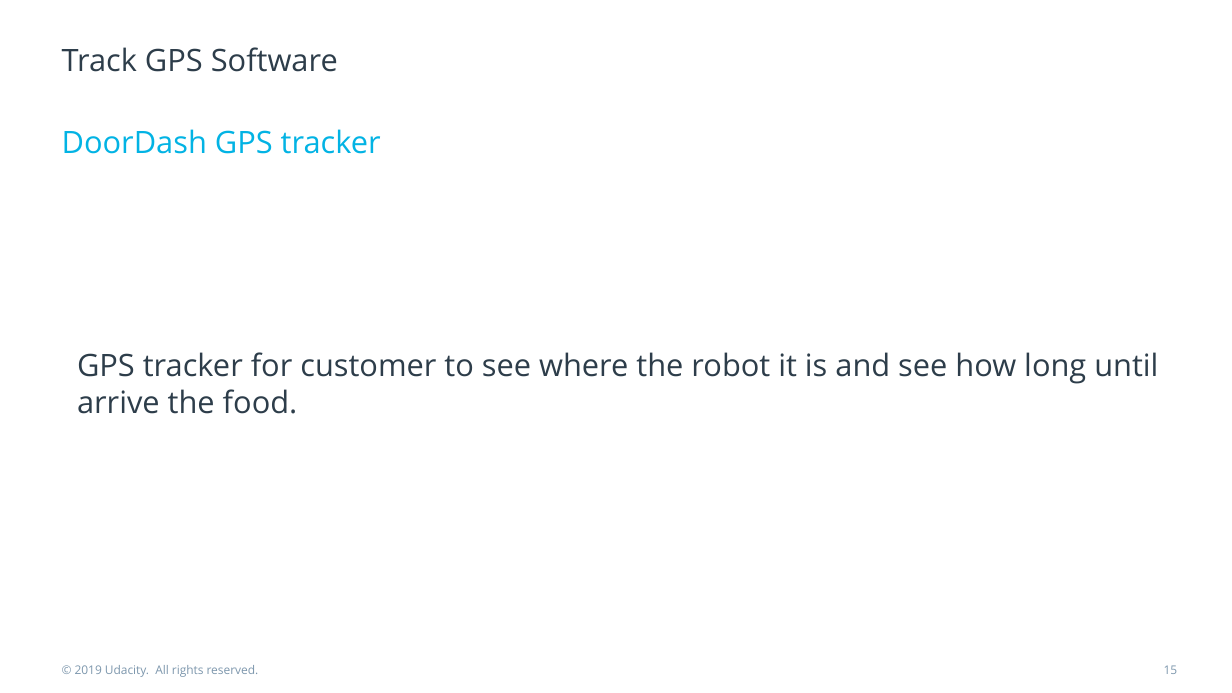
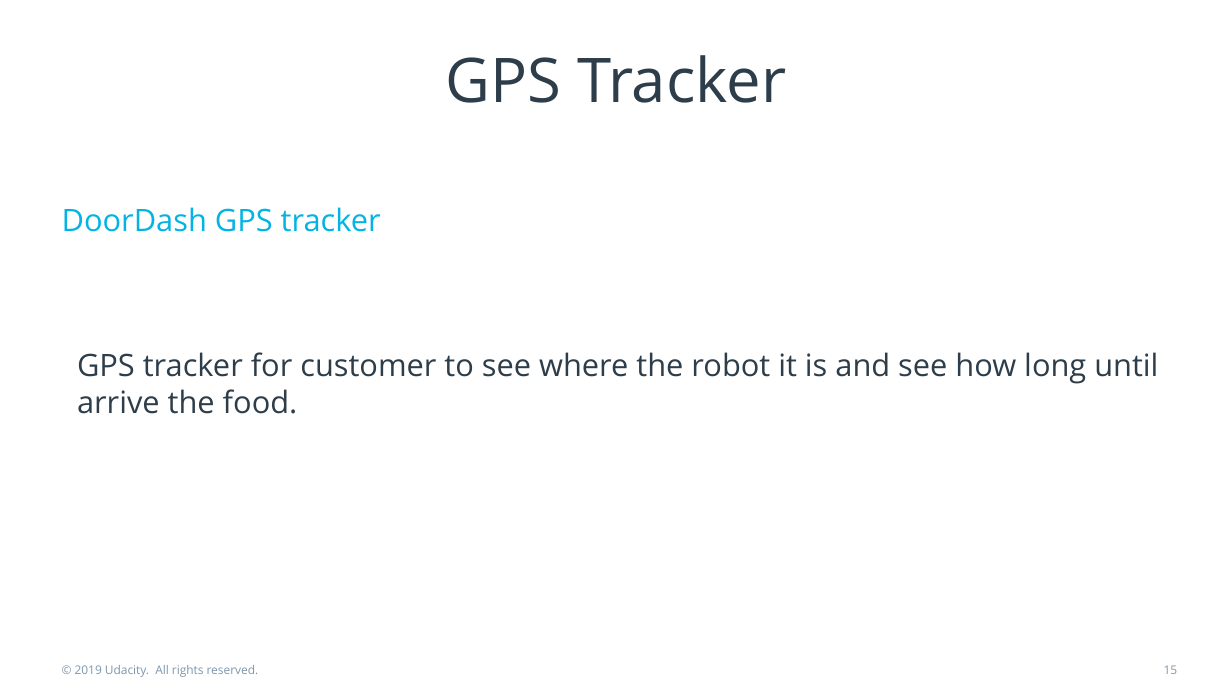
Before and after one commit to Vegetam/ProductManager, a slide deck: slide 15 of DoorDashPresentation.pptx. Drawn at 1232x693 pixels with LibreOffice and Linux fonts; fonts in the diff are those of the drawing. Boxes give left, top, right and bottom in pixels: in the first picture for what was removed or moved away, otherwise in the second. Text is boxed around its words. In the diff, an @@ line names an element or a change of style, - is before the commit and + after.

Commit message:
DoorDash Presentation
DoorDash Presentation

```diff
--- a/DoorDashPresentation.pptx
+++ b/DoorDashPresentation.pptx
@@ title at <box>445,55,786,103</box>: text changed; size 18 to 36 pt @@
-Track GPS Software
+GPS Tracker
@@ text "DoorDash GPS tracker": place and size @@
-text "DoorDash GPS tracker" at <box>62,129,381,154</box>
+text "DoorDash GPS tracker" at <box>62,207,381,232</box>
```
Also in this commit, not shown: 4 other slides changed.
